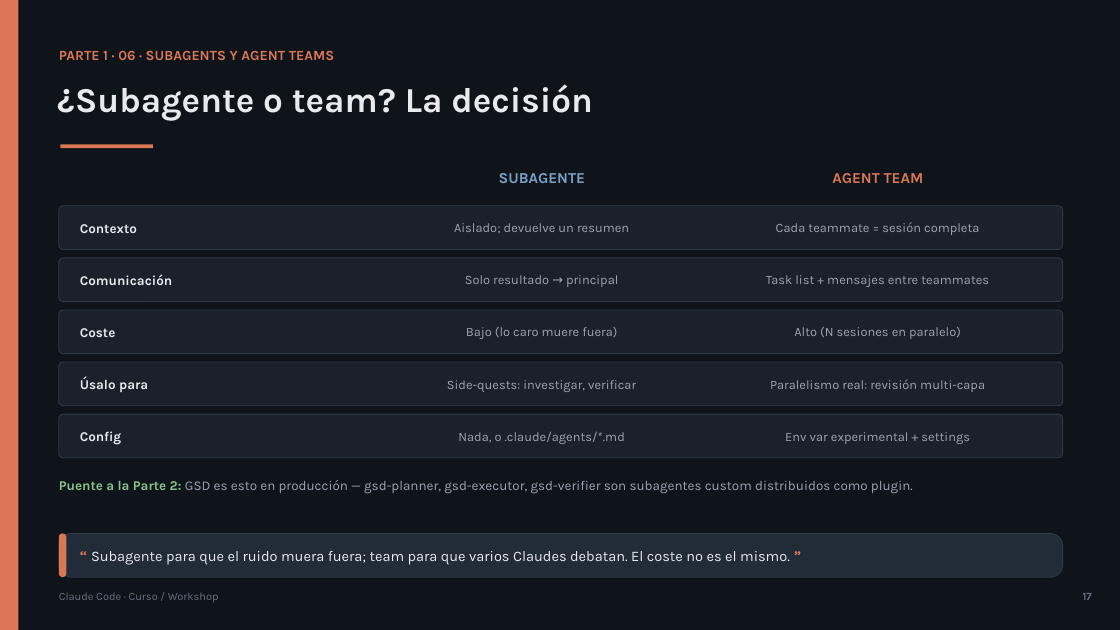
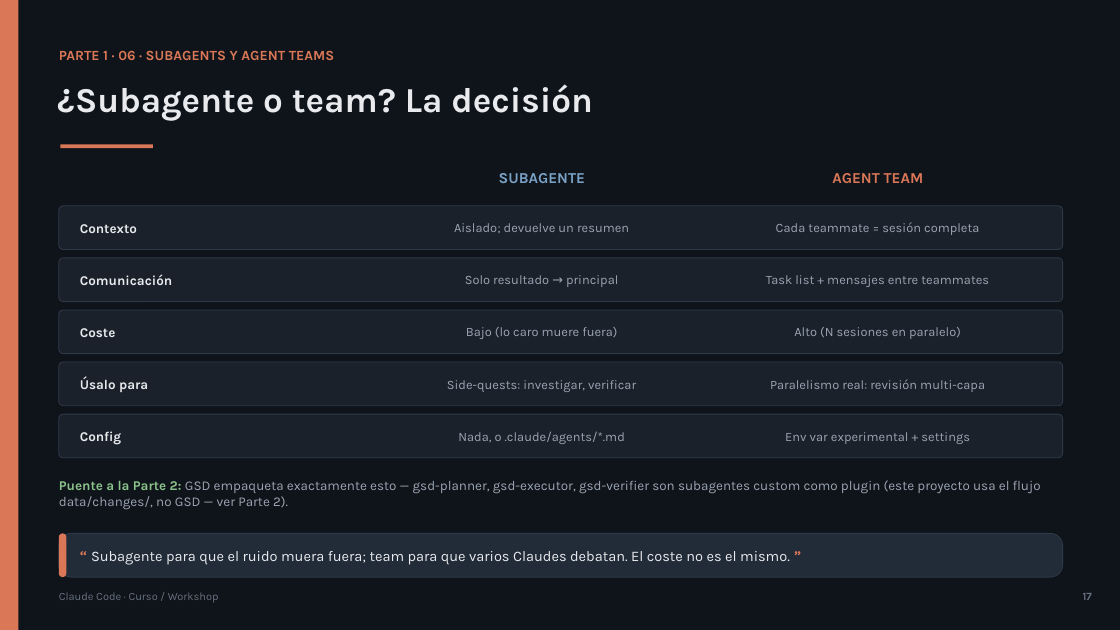
Before and after one commit to olonok69/claude_code_ml_engineer, a slide deck: slide 17 of presentacion/Claude_Code_Presentacion.pptx. Drawn at 1120x630 pixels with LibreOffice and Linux fonts; fonts in the diff are those of the drawing. Boxes give left, top, right and bottom in pixels: in the first picture for what was removed or moved away, otherwise in the second. Text is boxed around its words. In the diff, an @@ line names an element or a change of style, - is before the commit and + after.

```diff
--- a/presentacion/Claude_Code_Presentacion.pptx
+++ b/presentacion/Claude_Code_Presentacion.pptx
@@ text at (x1=59, y1=480, x2=1041, y2=510): text changed @@
-Puente a la Parte 2: GSD es esto en producción — gsd-planner, gsd-executor, gsd-verifier son subagentes custom distribuidos como plugin.
+Puente a la Parte 2: GSD empaqueta exactamente esto — gsd-planner, gsd-executor, gsd-verifier son subagentes custom como plugin (este proyecto usa el flujo data/changes/, no GSD — ver Parte 2).
```
Also in this commit, not shown: 3 other slides changed, 5 other files.
